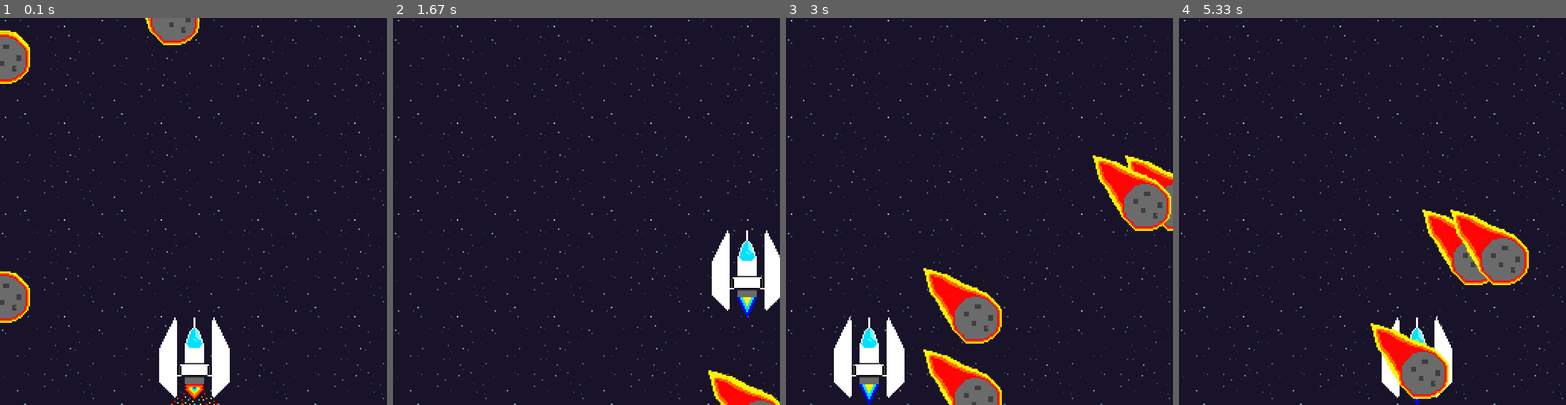
Above: before the commit, frames 1-4 (left to right).
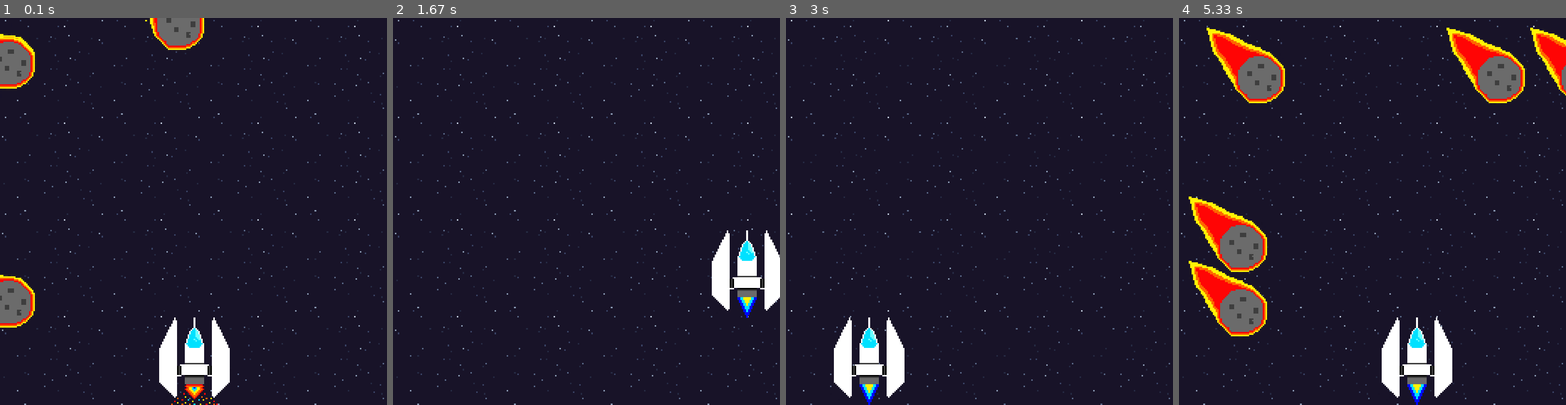
Above: after the commit, the same moments.

Repository: darsiov/pygames
Game: pygame game, started from first_game.py
Two runs of this game, one before a commit and one after it. Both use one fixed random seed, a clock stepped at 60 frames per second and the inputs below.
Inputs:
- Up to frame 1 (0.1 s): no input
- Up to frame 2 (1.67 s): hold D 0.33-0.8 s; hold W 0.83-1.13 s; hold D 1.17-1.63 s
- Up to frame 3 (3 s): hold A 1.67-2.2 s; hold S 2.23-2.53 s; hold A 2.57-2.97 s
- Up to frame 4 (5.33 s): hold W 3-3.37 s; hold D 3.4-4.03 s; hold S 4.07-4.43 s; hold A 4.47-4.93 s; hold D from 4.97 s (still down)

The runs differ from the first frame. In frame 1, 1.8% of the frame differs, in the area x 0-53%, y 0-80%; in frame 2, 0.9%; in frame 3, 6.8%; in frame 4, 15%, in the area x 2-100%, y 2-99%.

Commit message:
Ciclo de limpieza y spawn de los meteoritos agregados en la función update de la clase asteoride

Diff:
--- a/classes.py
+++ b/classes.py
@@ -1,4 +1,3 @@
-from traceback import print_tb
 from pygame import sprite   #Archivo especifico para animar los sprites
 from pygame.locals import * #Gestion de eventos
 
@@ -9,8 +8,8 @@
 '''Todo lo que sea area, ancho o alto o coordenadas, tiene como medida el pixel'''
 WIDTH_SCREEN, HEIGHT_SCREEN = 800, 800
 SPRITE_SIZE = 200
-SPEED_UP = 0.05
-SPEED = 0.1#Velocidad de la animación de la nave
+SPEED_UP = 0.05 #Velocidad de la animación de la aceleración de la nave
+SPEED = 0.1 #Velocidad de la animación de la nave
 MOVE = 10
 FPS = 60
 draw_point_w, draw_point_h =  0, 0
@@ -172,10 +171,10 @@
 
         self.image = pygame.transform.scale(self.spriteSheet.subsurface((int(self.current_frame)*self.frame_width,0,self.frame_width,self.frame_heigth)),(SPRITE_SIZE,SPRITE_SIZE)) #Escala del sprite en el juego
 
-        self.rect.x += 8
-        self.rect.y += 8
-
-        if self.segundos == 7.55999999999998:
+        self.rect.x += MOVE
+        self.rect.y += MOVE
+
+        if self.segundos >= 6:
             while True:
                 random_point = random.randint(-SPRITE_SIZE + 50, WIDTH_SCREEN - SPRITE_SIZE)
                 if self.c >= random_limit1:
@@ -204,21 +203,6 @@
             asteroid.empty()
             self.c = 0
             self.segundos = 0
-
-        # if self.segundos >= 7.5 and self.segundos <= 8:
-        #     print(asteroid)
-        #     random_point = random.randint(-SPRITE_SIZE + 50, WIDTH_SCREEN - SPRITE_SIZE)
-
-        #     r_asteroid = []
-        #     asteroid.empty()
-
-        #     self.rect.x = -SPRITE_SIZE + 50
-        #     self.rect.y = random_point
-        #     r_asteroid.append(Asteroide())
-        #     self.segundos = 0
-
-        #     r_asteroid = []
-        #     asteroid.empty()
 
 
 c = 0
@@ -234,6 +218,5 @@
         ay = -SPRITE_SIZE + 50
         r_asteroid.append(Asteroide())
         c += 1
-        print(c)
     if c >= random_limit*2:
         break
